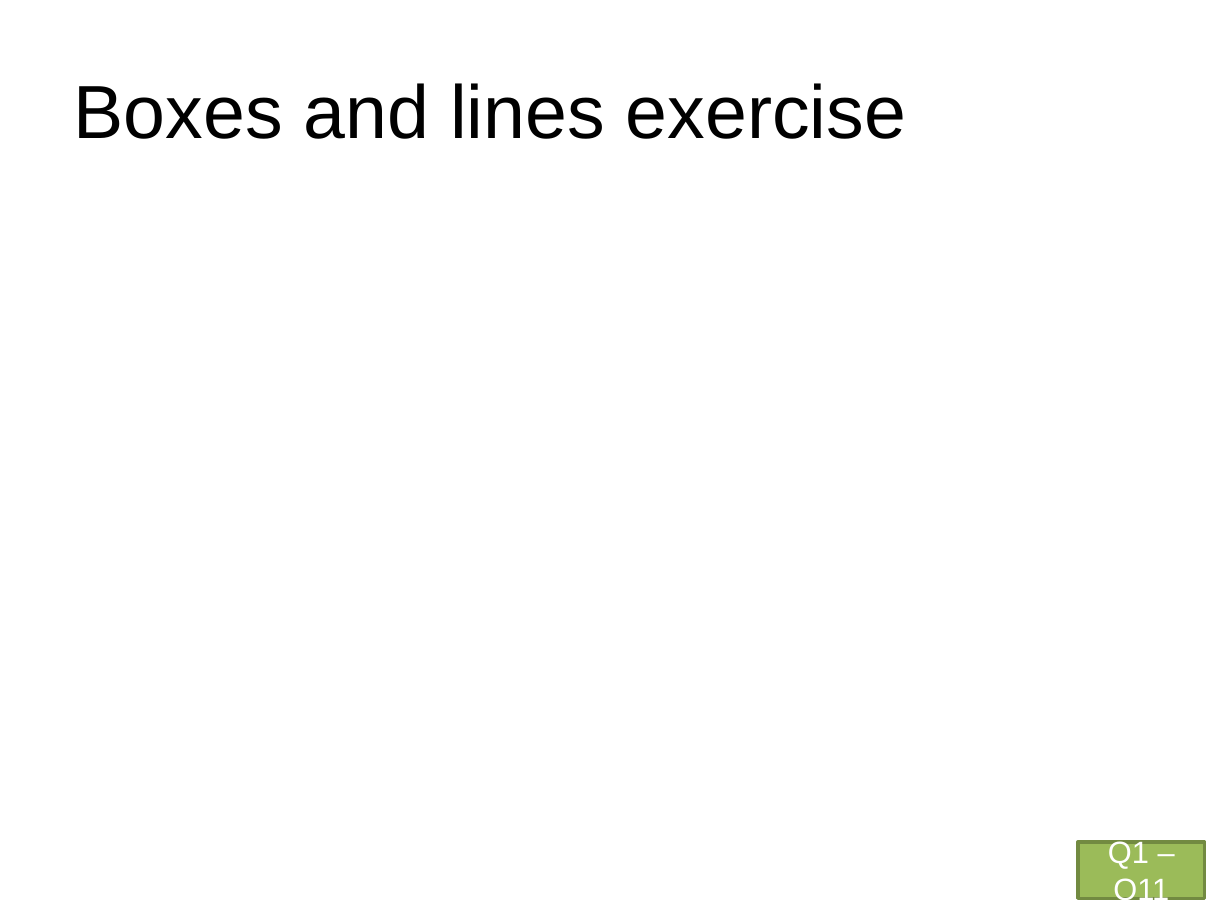
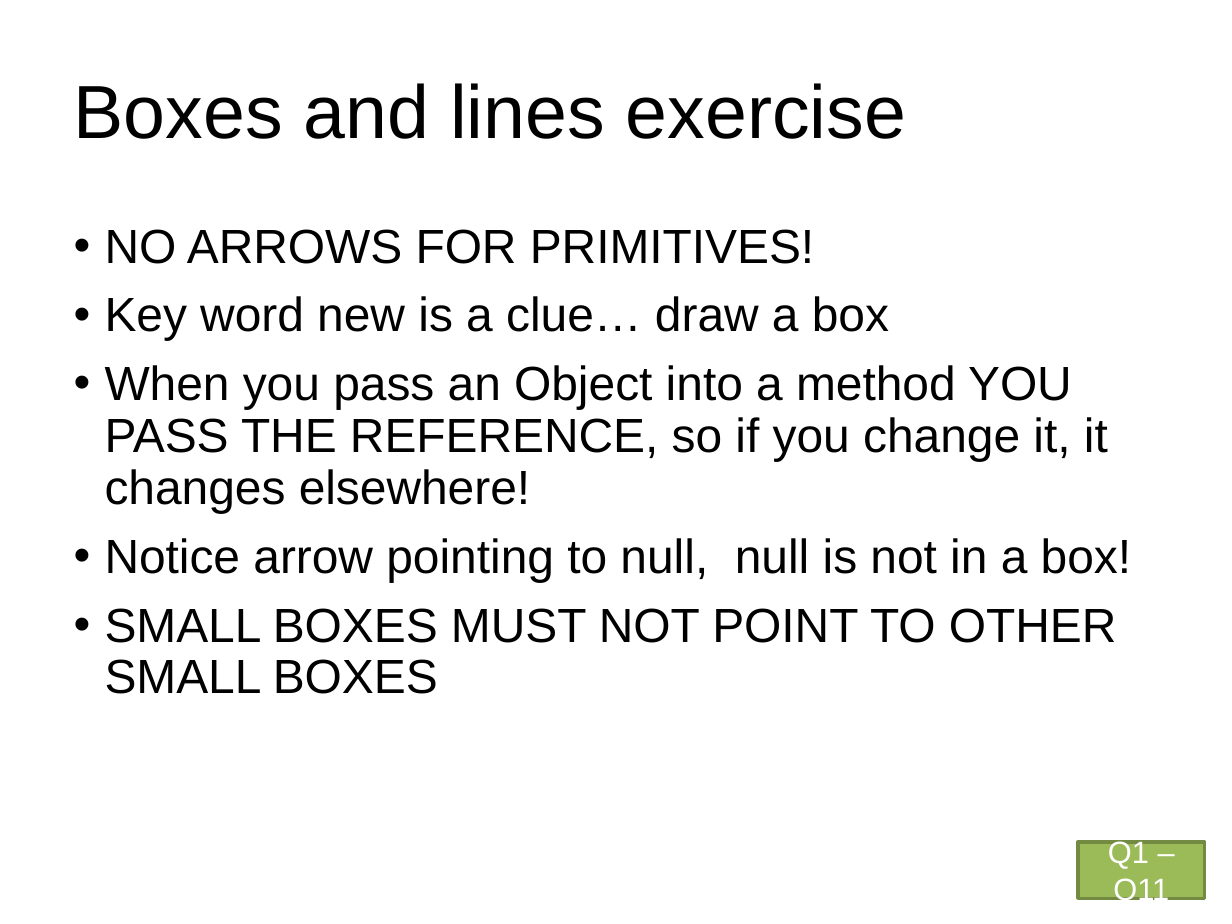
Before and after one commit to RHIT-CSSE/csse220, a slide deck: slide 9 of ClassMaterials/SimpleObjects/Slides/Classes and References.pptx. Drawn at 1232x924 pixels with LibreOffice and Linux fonts; fonts in the diff are those of the drawing. Boxes give left, top, right and bottom in pixels: in the first picture for what was removed or moved away, otherwise in the second. Text is boxed around its words. In the diff, an @@ line names an element or a change of style, - is before the commit and + after.

```diff
--- a/ClassMaterials/SimpleObjects/Slides/Classes and References.pptx
+++ b/ClassMaterials/SimpleObjects/Slides/Classes and References.pptx
@@ text added at box(105, 229, 1131, 694), 28 pt, text #000000 @@
+• NO ARROWS FOR PRIMITIVES!
+• Key word new is a clue… draw a box
+• When you pass an Object into a method YOU PASS THE REFERENCE, so if you change it, it changes elsewhere!
+• Notice arrow pointing to null, null is not in a box!
+• SMALL BOXES MUST NOT POINT TO OTHER SMALL BOXES
```
Also in this commit, not shown: 2 slides added, 7 other files.
